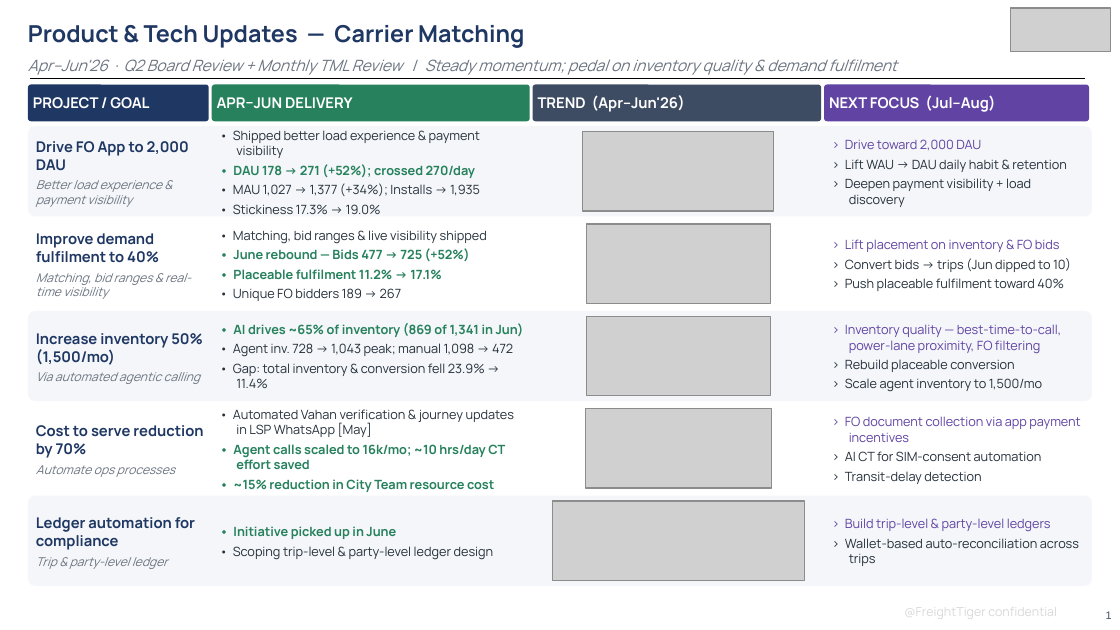
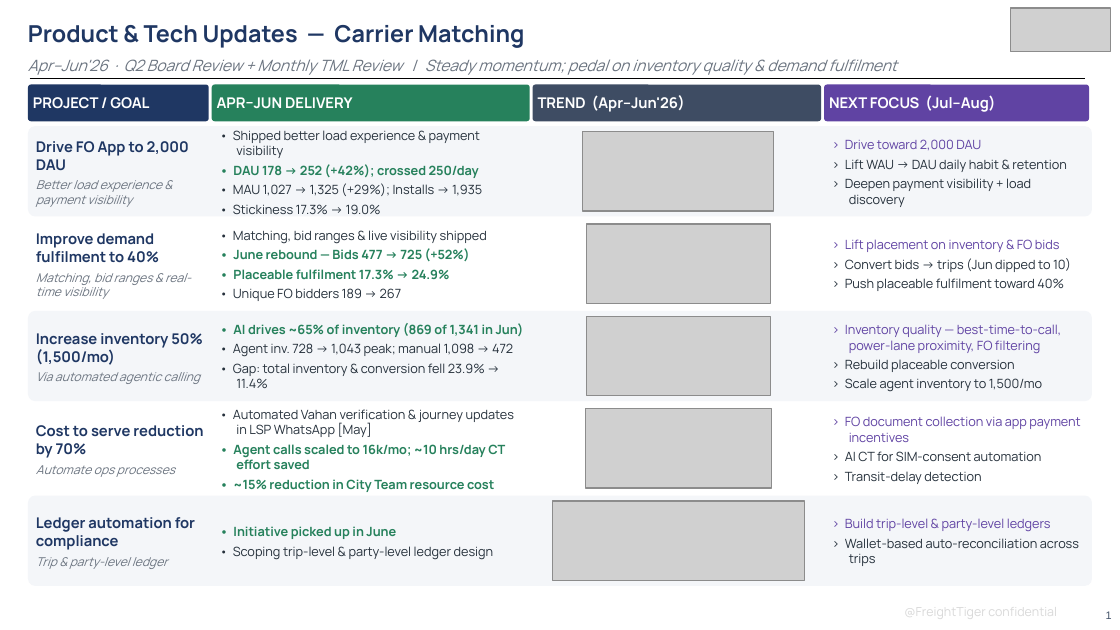
Before and after one commit to Devendra471/linear-prd-agent, a slide deck: slide 1 of board_review_q2_2026/TML_Review_CM_AprMayJun_2026_BoardReview.pptx. Drawn at 1120x630 pixels with LibreOffice and Linux fonts; fonts in the diff are those of the drawing; grey boxes stand for pictures. Boxes give left, top, right and bottom in pixels: in the first picture for what was removed or moved away, otherwise in the second. Text is boxed around its words. In the diff, an @@ line names an element or a change of style, - is before the commit and + after.

```diff
--- a/board_review_q2_2026/TML_Review_CM_AprMayJun_2026_BoardReview.pptx
+++ b/board_review_q2_2026/TML_Review_CM_AprMayJun_2026_BoardReview.pptx
@@ text at [233,164,482,196]: text changed @@
-• DAU 178 → 271 (+52%); crossed 270/day
-• MAU 1,027 → 1,377 (+34%); Installs → 1,935
+• DAU 178 → 252 (+42%); crossed 250/day
+• MAU 1,027 → 1,325 (+29%); Installs → 1,935
@@ text at [233,269,450,279]: text changed @@
-• Placeable fulfilment 11.2% → 17.1%
+• Placeable fulfilment 17.3% → 24.9%
```
Also in this commit, not shown: 2 slides added, 2 other files.
